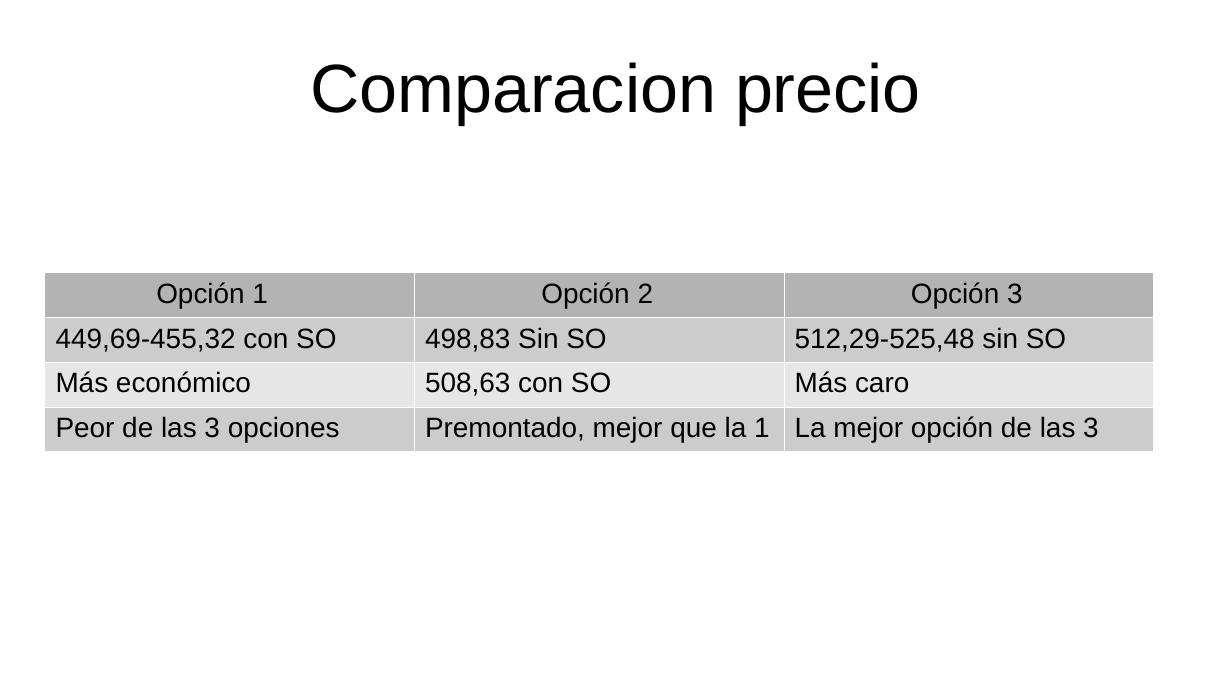
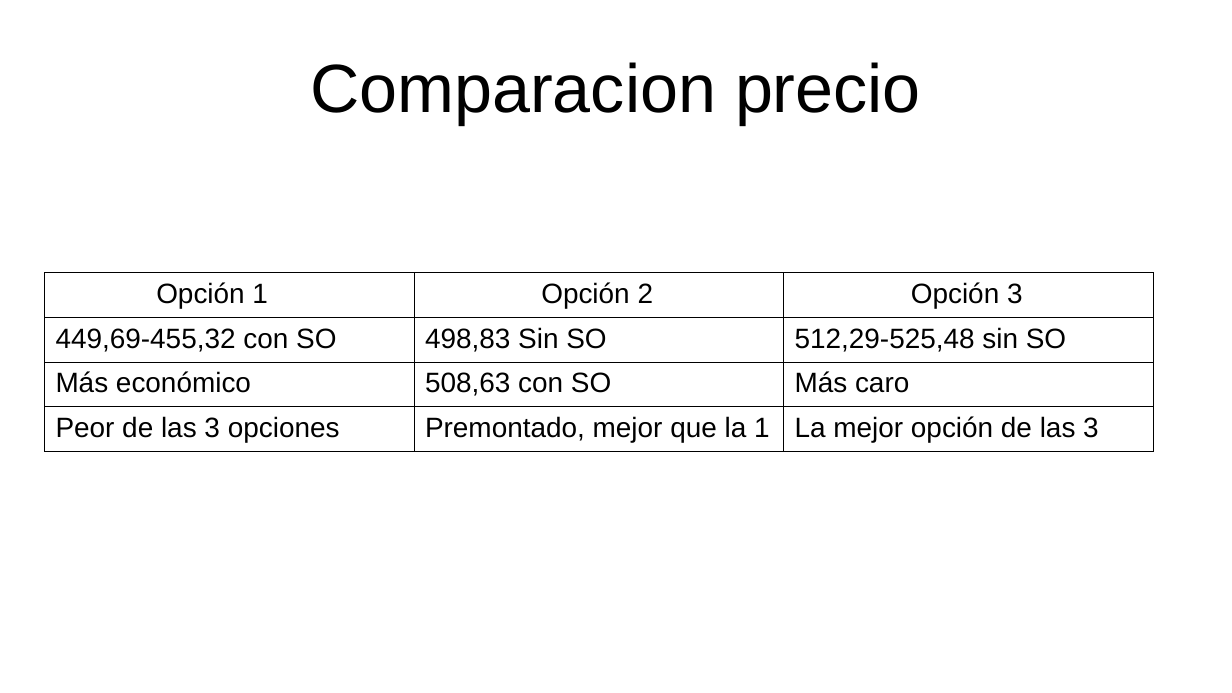
Before and after one commit to NicolasRodriguezSteuerberg/CosasPc, a slide deck: slide 14 of Sistemas Informaticos/PresupuestoOrdenadorOficina.odp (slide 13 before the commit). Drawn at 1232x693 pixels with LibreOffice and Linux fonts; fonts in the diff are those of the drawing. Boxes give left, top, right and bottom in pixels: in the first picture for what was removed or moved away, otherwise in the second. Text is boxed around its words. In the diff, an @@ line names an element or a change of style, - is before the commit and + after.

```diff
--- a/Sistemas Informaticos/PresupuestoOrdenadorOficina.odp
+++ b/Sistemas Informaticos/PresupuestoOrdenadorOficina.odp
@@ table at (45,273,1155,446) @@
@@ fill #B3B3B3 to none in row 1 @@
@@ fill #CCCCCC to none in 6 cells @@
@@ fill #E6E6E6 to none in row 3 @@
@@ borders changed @@
```
Also in this commit, not shown: 1 slide added, 29 other files.
